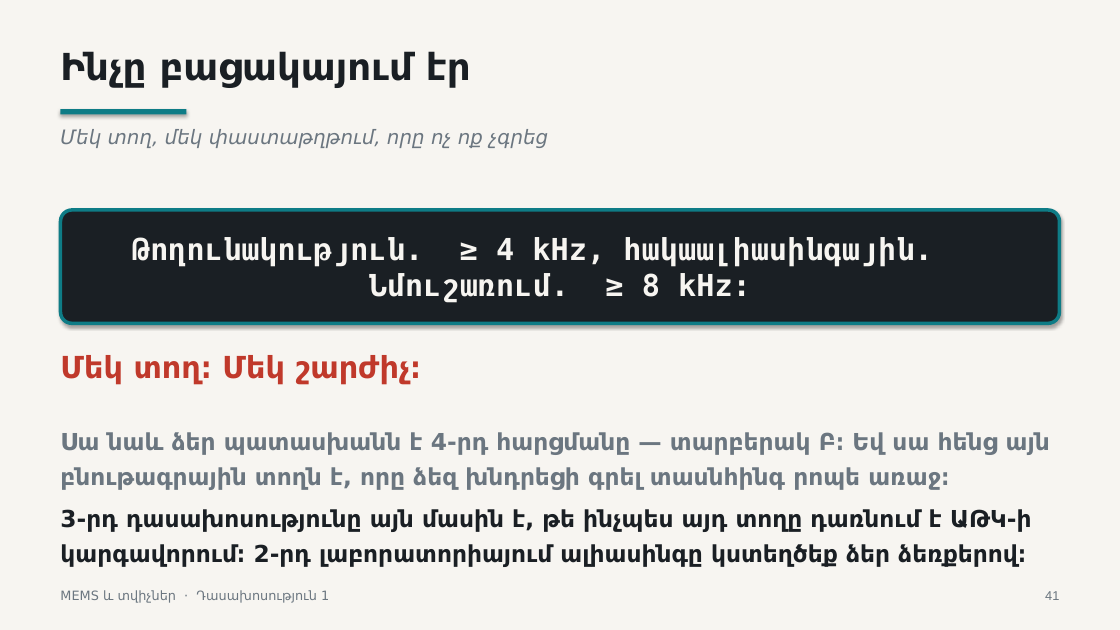
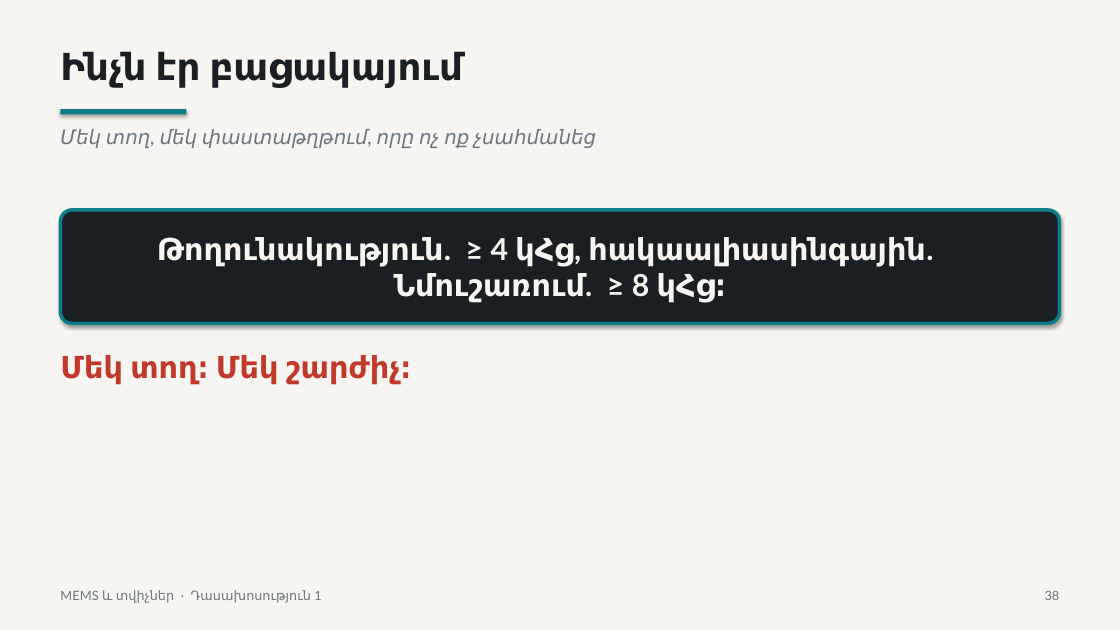
Before and after one commit to Vhovh99/mems-and-sensors-subject, a slide deck: slide 38 of lectures/lecture-01/output/L1-MEMS-measurement-system-architecture-HY.pptx (slide 41 before the commit). Drawn at 1120x630 pixels with LibreOffice and Linux fonts; fonts in the diff are those of the drawing. Boxes give left, top, right and bottom in pixels: in the first picture for what was removed or moved away, otherwise in the second. Text is boxed around its words. In the diff, an @@ line names an element or a change of style, - is before the commit and + after.

```diff
--- a/lectures/lecture-01/output/L1-MEMS-measurement-system-architecture-HY.pptx
+++ b/lectures/lecture-01/output/L1-MEMS-measurement-system-architecture-HY.pptx
@@ text at [60,51,464,88]: text changed; font DejaVu Sans to Lato @@
-Ինչը բացակայում էր
+Ինչն էր բացակայում
@@ text at [60,129,596,148]: text changed; font DejaVu Sans to Lato @@
-Մեկ տող, մեկ փաստաթղթում, որը ոչ ոք չգրեց
+Մեկ տող, մեկ փաստաթղթում, որը ոչ ոք չսահմանեց
@@ text in rounded rectangle at [157,237,926,303]: text changed; font DejaVu Sans Mono to Lato @@
-Թողունակություն. ≥ 4 kHz, հակաալիասինգային. Նմուշառում. ≥ 8 kHz։
+Թողունակություն. ≥ 4 կՀց, հակաալիասինգային.
+Նմուշառում. ≥ 8 կՀց։
@@ text "Մեկ տող։ Մեկ շարժիչ։" at [60,355,412,385]: font DejaVu Sans to Lato @@
@@ text removed at [60,432,1050,567] @@
-Սա նաև ձեր պատասխանն է 4-րդ հարցմանը — տարբերակ Բ։ Եվ սա հենց այն բնութագրային տողն է, որը ձեզ խնդրեցի գրել տասնհինգ րոպե առաջ։
-3-րդ դասախոսությունը այն մասին է, թե ինչպես այդ տողը դառնում է ԱԹԿ-ի կարգավորում։ 2-րդ լաբորատորիայում ալիասինգը կստեղծեք ձեր ձեռքերով։
@@ text "MEMS և տվիչներ · Դասախոսություն ..." at [60,590,321,603]: font DejaVu Sans to Lato @@
@@ text at [1045,591,1060,600]: text changed; font Arial to Lato @@
-41
+38
```
Also in this commit, not shown: 38 other slides changed, 6 slides removed.
